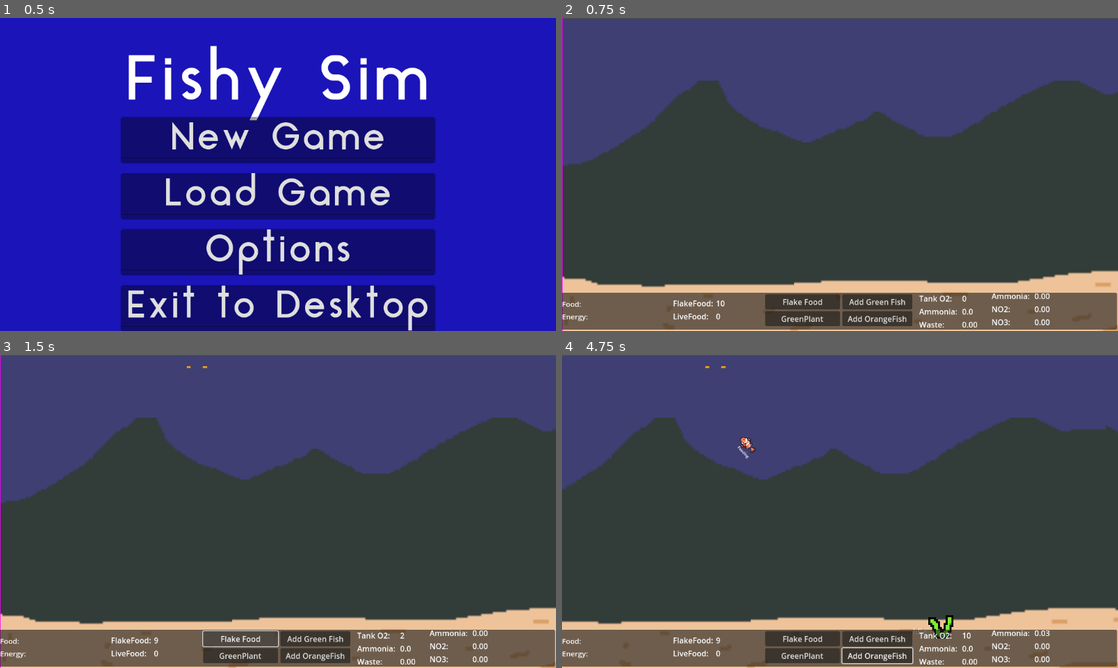
Above: before the commit, frames 1-4 (two rows, left to right).
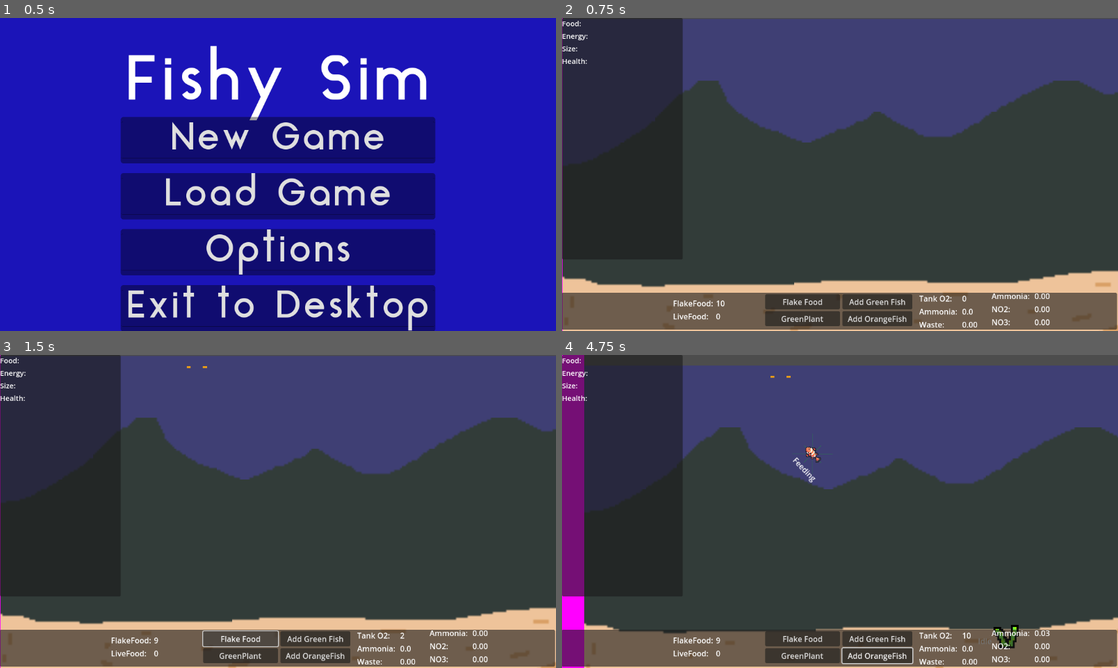
Above: after the commit, the same moments.

Repository: neilmillard/Fish-tank-sim
Game: Godot game, scene res://Scenes/main.tscn
Two runs of this game, one before a commit and one after it. Both use one fixed random seed, a clock stepped at 60 frames per second and the inputs below.
Inputs (mouse positions are in pixels of both pictures, inside the frame that each line leads up to):
- Up to frame 1 (0.5 s): no input
- Up to frame 2 (0.75 s): click "New Game" at 0.5 s
- Up to frame 3 (1.5 s): click "Flake Food" at 1.25 s
- Up to frame 4 (4.75 s): click "GreenPlant" at 2 s; click "Add Green Fish" at 2.75 s; click "Add OrangeFish" at 3.5 s; move the mouse to (795, 458) at 4.27 s; hold Right (ui_right) from 4.28 s (still down); click (795, 458) at 4.35 s

Frame 1 is identical in both runs. In frame 2, 8.5% of the frame differs, in the area x 0-22%, y 0-97%; in frame 3, 8.5%; in frame 4, 21%, in the area x 0-100%, y 0-100%.
Error in both runs: Invalid access to property or key 'GravelFilter' on a base object of type 'Dictionary'. (res://Scenes/game/tank/MiddleWater.gd:138)

Commit message:
Debug window for fish, fish can grow

Diff:
--- a/Scenes/InterfaceManager.gd
+++ b/Scenes/InterfaceManager.gd
@@ -19,7 +19,6 @@
 func _process(delta):
 	check_camera_moves(delta)
 	update_inventory_display()
-	update_fish_display()
 	if Input.is_action_just_released("MouseLeft"):
 		mousePosGlobal = get_global_mouse_position()
 		if GameManager.currentFish:
@@ -63,14 +62,6 @@
 	$Control/TankStatsContainer2/NO2Label/NO2Value.text = "%4.2f" % GameManager.currentTankData.get("currentNO2")
 	$Control/TankStatsContainer2/NO3Label/NO3Value.text = "%4.2f" % GameManager.currentTankData.get("currentNO3")
 
-func update_fish_display():
-	if GameManager.currentFish != null:
-		$Control/FishStateContainer/HungerLabel/HungerValue.text = str(floor(GameManager.currentFish.myStomach.get_amount_food_stored()))
-		$Control/FishStateContainer/EnergyLabel/EnergyValue.text = str(floor(GameManager.currentFish.myStomach.get_stored_energy()))
-	else:
-		$Control/FishStateContainer/HungerLabel/HungerValue.text = ""
-		$Control/FishStateContainer/EnergyLabel/EnergyValue.text = ""
-
 func _on_flake_food_button_button_down():
 	if GameManager.flakeFood > 0:
 		GameManager.flakeFood -= 1
--- /dev/null
+++ b/Scenes/game/FishStateContainer.gd
@@ -0,0 +1,16 @@
+extends VBoxContainer
+
+func _physics_process(delta):
+	update_fish_display()
+
+func update_fish_display():
+	if GameManager.currentFish != null:
+		$HungerLabel/HungerValue.text = "%4.2f" % GameManager.currentFish.myStomach.get_amount_food_stored()
+		$EnergyLabel/EnergyValue.text = "%4.2f" % GameManager.currentFish.myStomach.get_stored_energy()
+		$SizeLabel/SizeValue.text = "%4.2f" % GameManager.currentFish.fishSize
+		$HealthLabel/HealthValue.text = "%4.2f" % GameManager.currentFish.currentHealth
+	else:
+		$HungerLabel/HungerValue.text = ""
+		$EnergyLabel/EnergyValue.text = ""
+		$SizeLabel/SizeValue.text = ""
+		$HealthLabel/HealthValue.text = ""
--- a/Scenes/game/fish/fish_body.gd
+++ b/Scenes/game/fish/fish_body.gd
@@ -19,7 +19,8 @@
 @export var rotationSpeed = 40.0
 @export var feedLevel: FeedLevel = FeedLevel.Middle
 @export var maxHealth: float = 100
-@export var growthThreshold: float = 40.0
+@export var growthThreshold: float = 5.0
+@export var spriteScale: float = 4.0
 @export var idleFoodDistanceThreshold: float = 400
 
 @onready var animationPlayer: AnimationPlayer = $AnimationPlayer
@@ -59,9 +60,9 @@
 	# set so we get collision events from mouse
 	input_pickable = true
 	currentSwimspeed = swimSpeed
-	scale = Vector2(
-				stats.fishSize,
-				stats.fishSize
+	$Sprite2D.scale = Vector2(
+				stats.fishSize * spriteScale,
+				stats.fishSize * spriteScale
 			)
 	fishFaceRight = true
 	animationPlayer.play("SwimRight")
@@ -255,17 +256,18 @@
 		return
 	if myStomach.storedEnergy < growthThreshold:
 		return
-	if stats.currentHealth < maxHealth * 0.95:
+	if stats.currentHealth < maxHealth * 0.80:
 		return
 
 	var energyRequired = delta * GameManager.growEnergy
 	var energyReceived = myStomach.get_energy(energyRequired)
 	var o2Used = myLung.requestO2(energyReceived)
 	myStomach.receive_nh3(energyReceived / 4.0)
-	stats.fishSize += energyReceived
-	scale = Vector2(
-				stats.fishSize,
-				stats.fishSize
+	stats.fishSize += (energyReceived / GameManager.growRatio)
+	print(name + " Scale: " + str($Sprite2D.scale.round()))
+	$Sprite2D.scale = Vector2(
+				stats.fishSize * spriteScale,
+				stats.fishSize * spriteScale
 			)
 
 func kill_fish():
--- a/Scenes/game/game_world.tscn
+++ b/Scenes/game/game_world.tscn
@@ -1,10 +1,11 @@
-[gd_scene load_steps=8 format=3 uid="uid://bb2611wtuse72"]
+[gd_scene load_steps=9 format=3 uid="uid://bb2611wtuse72"]
 
 [ext_resource type="Script" path="res://Scenes/game/game_world.gd" id="1_ayi5y"]
 [ext_resource type="PackedScene" uid="uid://7pafpo7utcpp" path="res://Scenes/game/tank/underwater.tscn" id="2_yd0gd"]
 [ext_resource type="PackedScene" uid="uid://dm5rs8fx0vnle" path="res://Scenes/menu/pause/pause_menu.tscn" id="3_ru30w"]
 [ext_resource type="Texture2D" uid="uid://c7n0dkn264x0f" path="res://art/flake_1.png" id="4_j3w7t"]
 [ext_resource type="Script" path="res://Scripts/DebugStats.gd" id="5_hgqng"]
+[ext_resource type="Script" path="res://Scenes/game/FishStateContainer.gd" id="5_l8hwt"]
 [ext_resource type="Script" path="res://Scenes/InterfaceManager.gd" id="6_btoso"]
 [ext_resource type="LabelSettings" uid="uid://s5caed4j5v6a" path="res://Resources/new_label_settings.tres" id="7_4vf33"]
 
@@ -28,8 +29,77 @@
 offset_bottom = 500.0
 script = ExtResource("5_hgqng")
 
-[node name="VBoxContainer" type="VBoxContainer" parent="CanvasLayer/DebugStats"]
-layout_mode = 2
+[node name="Panel" type="Panel" parent="CanvasLayer/DebugStats"]
+layout_mode = 2
+
+[node name="VBoxContainer" type="VBoxContainer" parent="CanvasLayer/DebugStats/Panel"]
+layout_mode = 2
+offset_right = 250.0
+offset_bottom = 500.0
+
+[node name="FishStateContainer" type="VBoxContainer" parent="CanvasLayer/DebugStats/Panel"]
+layout_mode = 2
+offset_right = 250.0
+offset_bottom = 500.0
+grow_horizontal = 2
+grow_vertical = 2
+script = ExtResource("5_l8hwt")
+
+[node name="HungerLabel" type="Label" parent="CanvasLayer/DebugStats/Panel/FishStateContainer"]
+layout_mode = 2
+size_flags_horizontal = 0
+text = "Food:"
+label_settings = ExtResource("7_4vf33")
+
+[node name="HungerValue" type="Label" parent="CanvasLayer/DebugStats/Panel/FishStateContainer/HungerLabel"]
+layout_mode = 2
+offset_left = 89.0
+offset_right = 189.0
+offset_bottom = 26.0
+text = "100"
+label_settings = ExtResource("7_4vf33")
+
+[node name="EnergyLabel" type="Label" parent="CanvasLayer/DebugStats/Panel/FishStateContainer"]
+layout_mode = 2
+size_flags_horizontal = 0
+text = "Energy:"
+label_settings = ExtResource("7_4vf33")
+
+[node name="EnergyValue" type="Label" parent="CanvasLayer/DebugStats/Panel/FishStateContainer/EnergyLabel"]
+layout_mode = 2
+offset_left = 89.0
+offset_right = 189.0
+offset_bottom = 26.0
+text = "100"
+label_settings = ExtResource("7_4vf33")
+
+[node name="SizeLabel" type="Label" parent="CanvasLayer/DebugStats/Panel/FishStateContainer"]
+layout_mode = 2
+size_flags_horizontal = 0
+text = "Size:"
+label_settings = ExtResource("7_4vf33")
+
+[node name="SizeValue" type="Label" parent="CanvasLayer/DebugStats/Panel/FishStateContainer/SizeLabel"]
+layout_mode = 2
+offset_left = 89.0
+offset_right = 189.0
+offset_bottom = 26.0
+text = "1.0"
+label_settings = ExtResource("7_4vf33")
+
+[node name="HealthLabel" type="Label" parent="CanvasLayer/DebugStats/Panel/FishStateContainer"]
+layout_mode = 2
+size_flags_horizontal = 0
+text = "Health:"
+label_settings = ExtResource("7_4vf33")
+
+[node name="HealthValue" type="Label" parent="CanvasLayer/DebugStats/Panel/FishStateContainer/HealthLabel"]
+layout_mode = 2
+offset_left = 89.0
+offset_right = 189.0
+offset_bottom = 26.0
+text = "1.0"
+label_settings = ExtResource("7_4vf33")
 
 [node name="InterfaceManager" type="Control" parent="CanvasLayer"]
 layout_mode = 3
@@ -84,42 +154,6 @@
 offset_top = -5.0
 offset_right = 200.0
 offset_bottom = 47.0
-
-[node name="FishStateContainer" type="VBoxContainer" parent="CanvasLayer/InterfaceManager/Control"]
-layout_mode = 1
-anchors_preset = 15
-anchor_right = 1.0
-anchor_bottom = 1.0
-grow_horizontal = 2
-grow_vertical = 2
-
-[node name="HungerLabel" type="Label" parent="CanvasLayer/InterfaceManager/Control/FishStateContainer"]
-layout_mode = 2
-size_flags_horizontal = 0
-text = "Food:"
-label_settings = ExtResource("7_4vf33")
-
-[node name="HungerValue" type="Label" parent="CanvasLayer/InterfaceManager/Control/FishStateContainer/HungerLabel"]
-layout_mode = 2
-offset_left = 89.0
-offset_right = 189.0
-offset_bottom = 26.0
-text = "100"
-label_settings = ExtResource("7_4vf33")
-
-[node name="EnergyLabel" type="Label" parent="CanvasLayer/InterfaceManager/Control/FishStateContainer"]
-layout_mode = 2
-size_flags_horizontal = 0
-text = "Energy:"
-label_settings = ExtResource("7_4vf33")
-
-[node name="EnergyValue" type="Label" parent="CanvasLayer/InterfaceManager/Control/FishStateContainer/EnergyLabel"]
-layout_mode = 2
-offset_left = 89.0
-offset_right = 189.0
-offset_bottom = 26.0
-text = "100"
-label_settings = ExtResource("7_4vf33")
 
 [node name="ResourceContainer" type="VBoxContainer" parent="CanvasLayer/InterfaceManager/Control"]
 layout_mode = 1
--- a/Scripts/GameManager.gd
+++ b/Scripts/GameManager.gd
@@ -30,7 +30,10 @@
 var nh3HealthThreshold: float = 40.0
 # infectionEnergy amount of energy to increase health by 1
 var infectionEnergy: float = 0.2
+# How much energy required to grow (fish)
 var growEnergy: float = 0.01
+# How much growEnergy per unit of grow
+var growRatio: float = 8.0
 var waterFriction: float = 0.3
 
 var currentTankData: TankData
--- a/Scripts/stomach.gd
+++ b/Scripts/stomach.gd
@@ -20,7 +20,7 @@
 @export var storedEnergy: float
 
 
-func _init(p_capacity = 10.0, p_processingSpeed = 0.02, p_processingEfficiency = 0.60):
+func _init(p_capacity = 10.0, p_processingSpeed = 0.017, p_processingEfficiency = 0.60):
 	capacity = p_capacity
 	processingSpeed = p_processingSpeed
 	processingEfficiency = p_processingEfficiency
